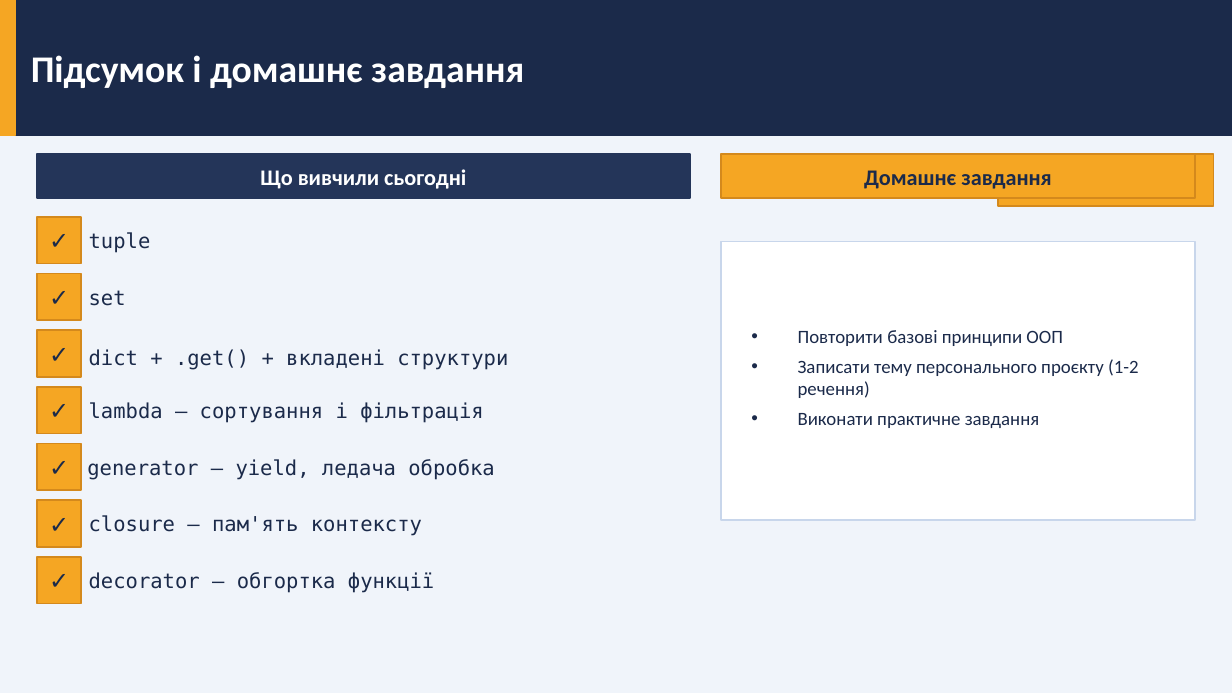
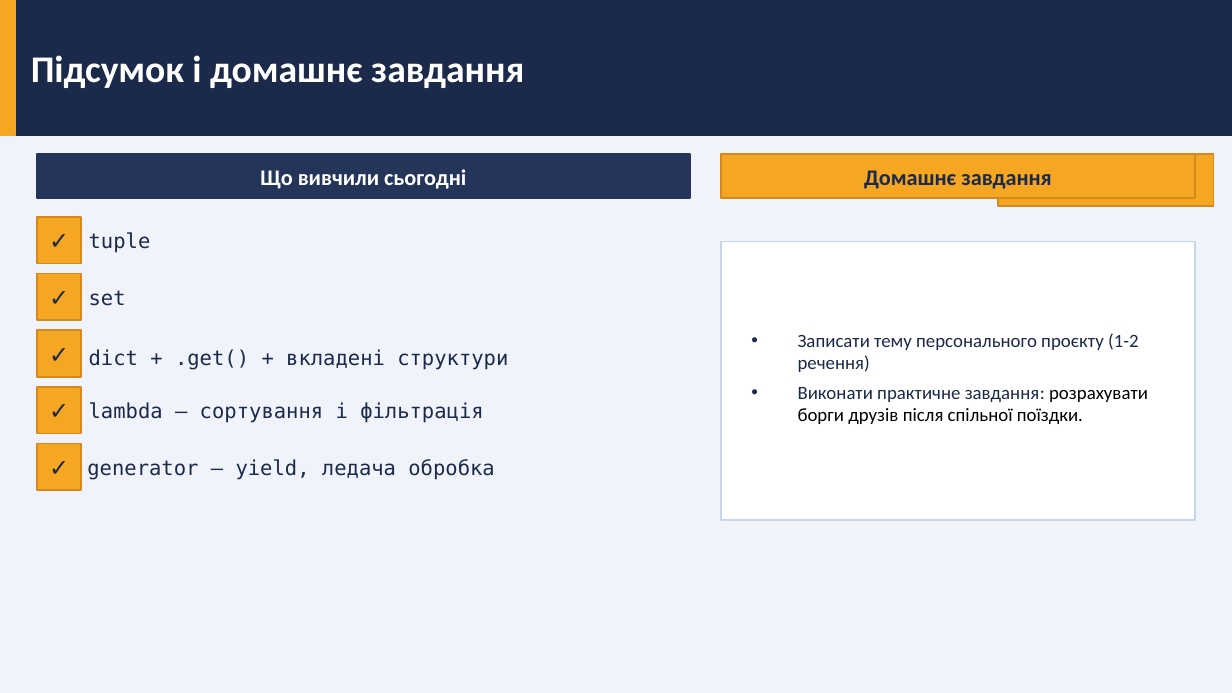
Before and after one commit to dmitriy-shtefan/python-back-2026, a slide deck: slide 10 of заняття_1/Заняття_1_Python_для_web_v2.pptx (slide 21 before the commit). Drawn at 1232x693 pixels with LibreOffice and Linux fonts; fonts in the diff are those of the drawing. Boxes give left, top, right and bottom in pixels: in the first picture for what was removed or moved away, otherwise in the second. Text is boxed around its words. In the diff, an @@ line names an element or a change of style, - is before the commit and + after.

```diff
--- a/заняття_1/Заняття_1_Python_для_web_v2.pptx
+++ b/заняття_1/Заняття_1_Python_для_web_v2.pptx
@@ text at <box>798,330,1063,346</box>: paragraph removed @@
-• Повторити базові принципи ООП
@@ text at <box>798,387,1148,424</box>: text changed; text colour #1B2A4A to #000000 @@
-• Виконати практичне завдання
+• Виконати практичне завдання: розрахувати борги друзів після спільної поїздки.
@@ rectangle removed at <box>37,500,81,547</box> @@
@@ text removed at <box>37,500,81,547</box> @@
-✓
@@ text removed at <box>89,515,422,536</box> @@
-closure — пам'ять контексту
@@ rectangle removed at <box>37,557,81,604</box> @@
@@ text removed at <box>37,557,81,604</box> @@
-✓
@@ text removed at <box>89,572,434,593</box> @@
-decorator — обгортка функції
```
Also in this commit, not shown: 1 other slide changed, 11 slides removed, 5 other files.
